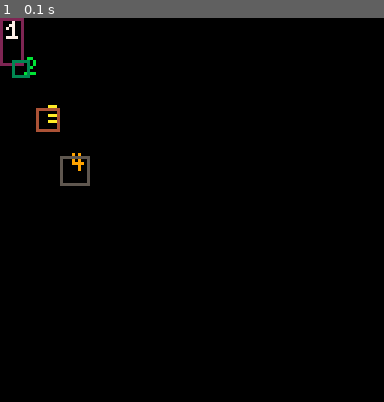
Above: before the commit, frame 1.
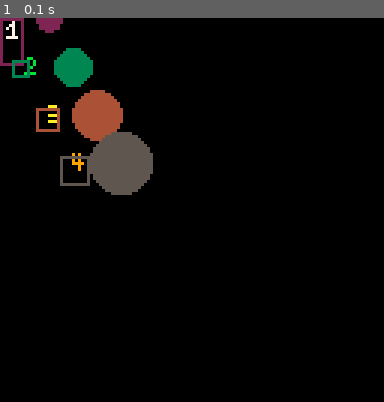
Above: after the commit, the same moment.

Repository: Platymek/pico-badger
Game: PICO-8 cartridge tests/draw-classes.p8
The game is run twice, just before and just after one commit, with the same random seed, the same clock (stepped at 60 frames per second) and the same inputs.
Inputs:
- Up to frame 1 (0.1 s): no input

The runs differ from the first frame. In frame 1, 4.5% of the frame differs, in the area x 9-40%, y 0-47%.

Commit message:
added Circle class

Diff:
--- a/pico-badger.lua
+++ b/pico-badger.lua
@@ -36,6 +36,17 @@
 	return p
 end
 
+function Position:distanceSquared(p)
+
+	local xd = self.x - p.x
+	local yd = self.y - p.y
+	return xd * xd + yd * yd
+end
+
+function Position:distance(p)
+
+	return sqrt(self:distanceSquared(p))
+end
 
 -- -- rectangle
 
@@ -85,6 +96,42 @@
 		ax2 <= bx1 or bx2 <= ax1
     or  ay2 <= by1 or by2 <= ay1)
 end
+
+
+-- -- circle
+
+Circle = {}
+
+function Circle:new(r, x, y)
+
+	local p = Position:new(x or 0, y or 0)
+
+	setmetatable(p, self)
+	self.__index = self
+
+	local c = {r = r}
+	setmetatable(c, p)
+	p.__index = p
+
+	return c
+end
+
+function Circle:isIntersecting(circle)
+
+    -- r is max distance, d is distance between two circles
+    local r = self.r * self.r + circle.r * circle.r
+    local d = Circle:distanceSquared(circle)
+    return r < d
+end
+
+function Circle:draw(colour, x, y)
+
+	local cx = self.x + (x or 0)
+	local cy = self.y + (y or 0)
+
+	circfill(cx, cy, self.r, (colour or 7))
+end
+
 
 
 -- -- sprite
--- a/tests/draw-classes.p8
+++ b/tests/draw-classes.p8
@@ -5,6 +5,7 @@
 
 s = Sprite   :new(0, 0, 0)
 r = Rectangle:new(0, 0, 8, 16)
+c = Circle   :new(4, 16, 0)
 
 sprites = {}
 for i = 1, 3 do
@@ -18,12 +19,19 @@
     rectangles[#rectangles+1] = Rectangle:new(-4, -2, 4 + 2 * i, 4 + 2 * i)
 end
 
+circles = {}
+for i = 1, 3 do
+
+    circles[#circles+1] = Circle:new(4 + 2 * i)
+end
+
 function _draw()
 
     cls()
 
     r:draw(2)
     s:draw()
+    c:draw(2)
 
     for i, sprite in ipairs(sprites) do
 
@@ -34,6 +42,11 @@
 
         rectangle:draw(i + 2, i * 8, i * 16)
     end
+
+    for i, circle in ipairs(circles) do
+
+        circle:draw(i + 2, i * 8 + 16, i * 16)
+    end
 end
 __gfx__
 00000000000000000000000000000000000000000000000000000000000000000000000000000000000000000000000000000000000000000000000000000000
Not shown, changed: README.md
